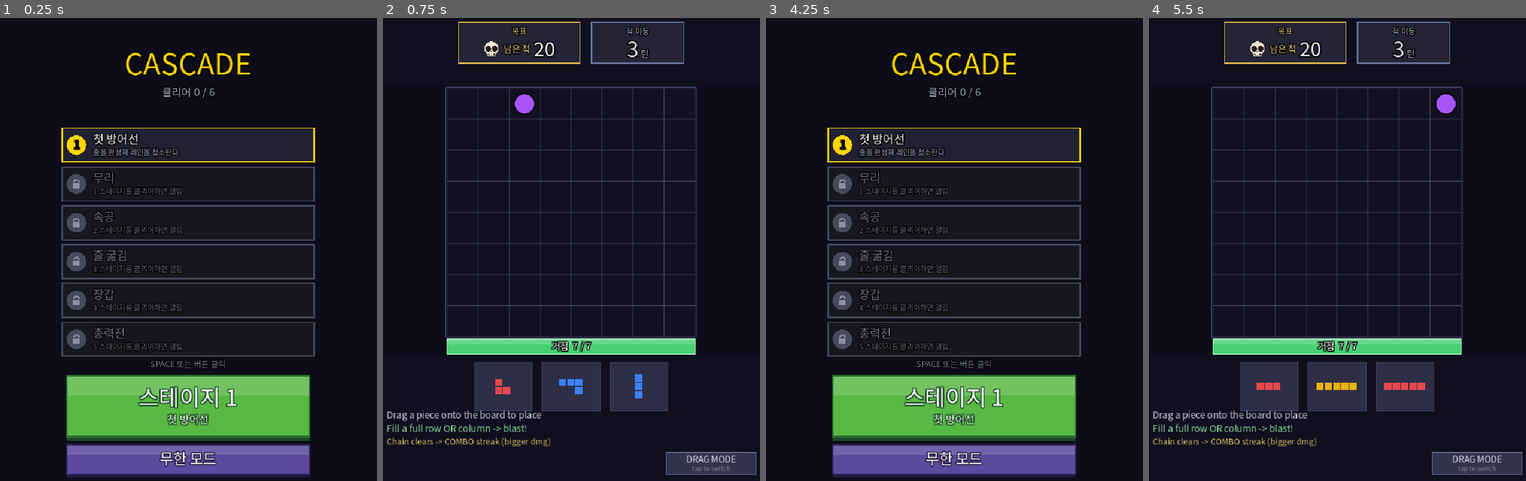
Above: before the commit, frames 1-4 (left to right).
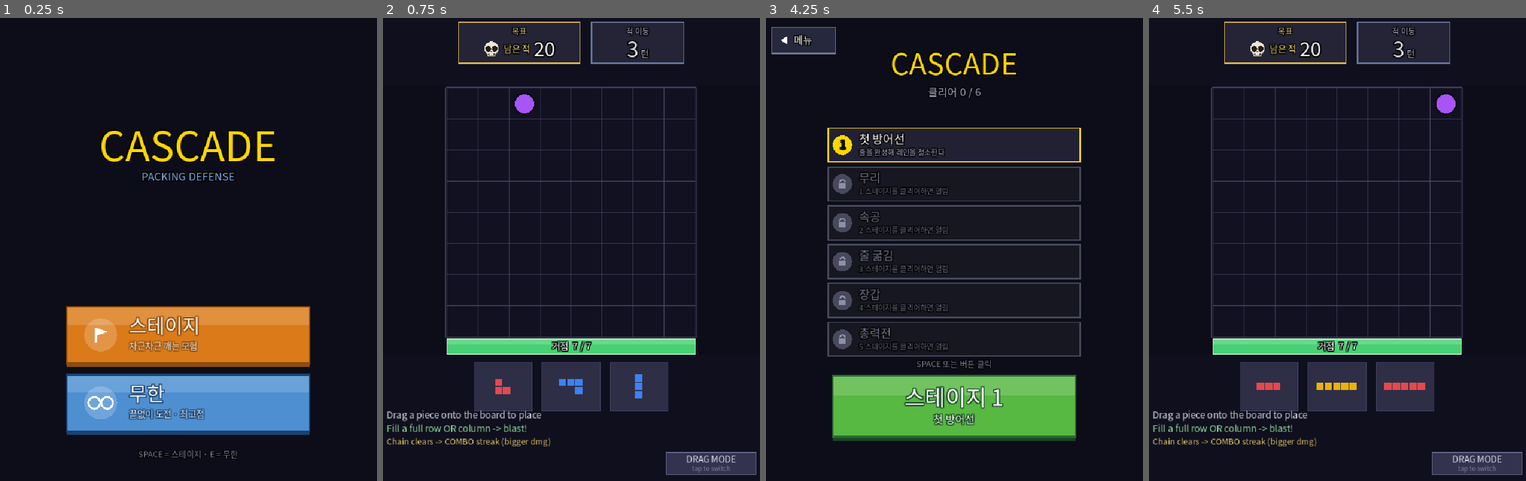
Above: after the commit, the same moments.

Repository: rorhdsu123/Cascade
Game: Godot game, scene res://Main.tscn
Same seed, same stepped clock (60 frames per second), same inputs: the game is played once before the commit and once after it.
Inputs (mouse positions are in pixels of both pictures, inside the frame that each line leads up to):
- Up to frame 1 (0.25 s): no input
- Up to frame 2 (0.75 s): tap Enter at 0.5, 0.6 s; move the mouse to (658, 235) at 0.52 s; click (658, 235) at 0.67 s
- Up to frame 3 (4.25 s): tap Space at 0.77, 1.07, 1.25, 2.3, 2.75, 3.77, 4.07 s; tap E at 0.8, 3.8 s; drag from (875, 281) to (935, 355) at 1.27 s; tap Enter at 2, 3.5, 3.6 s; move the mouse to (992, 152) at 2.02 s; tap 0 at 2.1 s; click (992, 152) at 2.17 s; drag from (935, 355) to (837, 184) at 2.77 s; move the mouse to (1071, 332) at 3.52 s; click (1071, 332) at 3.67 s; tap Escape at 4.15 s
- Up to frame 4 (5.5 s): drag from (1220, 184) to (1277, 138) at 4.27 s; tap Space at 5, 5.3 s; move the mouse to (1356, 258) at 5.02 s; tap 0 at 5.1 s; click (1356, 258) at 5.17 s

The runs differ from the first frame. In frame 1, 32% of the frame differs, in the area x 16-84%, y 7-100%; in frame 2, nothing differs; in frame 3, 5.6%; in frame 4, nothing differs.

Commit message:
feat: 메인 허브 메뉴 — Adventure(스테이지)/Classic(무한) 2갈래 진입 (C61)
앱 부팅 = 새 메뉴(허브). 상단 로고 + 하단 두 버튼:
Adventure(오렌지·깃발)→스테이지 목록, Classic(블루·∞)→무한 시작.
레퍼런스(Block Blast)의 홈 구조. More Games 버튼은 제외.

- mode="menu" 초기 화면. select(스테이지 목록)는 Adventure 안쪽으로.
- select에 ◀메뉴 back 버튼. 무한 진입은 허브로 이관(select의 옛 무한 버튼 제거).
- 홈 복귀: 무한/featured=허브, 스테이지=목록(_home_mode).
- 죽은 _draw_endless_button/ENDLESS_BTN/_endless_hover 정리.

Co-Authored-By: Claude Opus 4.8 (1M context) <noreply@anthropic.com>

Diff:
--- a/Main.gd
+++ b/Main.gd
@@ -267,8 +267,8 @@
 }
 
 # ===== 스테이지 상태 =====
-# mode: "select"=레벨 선택 화면, "play"=한 스테이지 플레이 중 (스테이지는 서로 독립 = 보드·거점 초기화)
-var mode: String = "select"
+# mode: "menu"=메인 허브(Adventure/Classic), "select"=스테이지 선택, "play"=플레이 중(스테이지는 독립=보드·거점 초기화)
+var mode: String = "menu"
 var stage_idx: int = 0
 var st: Dictionary = {}          # 현재 스테이지 정의(STAGES[stage_idx])
 const GameMode = preload("res://modes/game_mode.gd")
@@ -287,7 +287,9 @@
 # 점수 계수(C58, 손맛 튜닝). 처치×콤보가 지배(주 지표), 줄 기본점은 '막힘사도 무보상은 아니게' 하는 하위 항.
 const ENDLESS_CLEAR_BASE: int = 50   # 줄 클리어당 기본점(처치 없어도 클리어는 항상 보상)
 const ENDLESS_KILL_MULT: int = 100   # 처치×콤보 배수(숫자 두툼하게 = 큰 수 쾌감)
-var _endless_hover: bool = false   # 셀렉트 화면 무한 버튼 호버
+var _adv_hover: bool = false       # 메뉴: Adventure(스테이지) 버튼 호버
+var _classic_hover: bool = false   # 메뉴: Classic(무한) 버튼 호버
+var _back_hover: bool = false      # select: 뒤로가기(메뉴) 버튼 호버
 # featured 결정적 트랙(오늘의 시드) — 무한의 변주. piece/spawn이 배치 인덱스만의 순수 함수라
 #   같은 시드면 어떤 플레이 순서든 byte-identical 판(전원 동일 판 = 리더보드 공정성, C53 ⑤·C56 ⑧).
 var featured: bool = false         # featured 결정적 트랙 진행 중(무한 HUD/점수 공유, endless=true도 함께 셋)
@@ -443,7 +445,7 @@
 	var sf := SystemFont.new()
 	sf.font_names = PackedStringArray(["Apple SD Gothic Neo", "AppleGothic", "Noto Sans CJK KR", "Arial"])
 	_font = sf
-	mode = "select"
+	mode = "menu"
 
 # 로컬 베스트 영속(user://). 플랫폼 리더보드는 소프트런치 셸에서(C50 ③), 지금은 로컬만.
 const ENDLESS_SAVE: String = "user://endless.save"
@@ -486,6 +488,10 @@
 		if not bool(cleared.get(i, false)):
 			return false
 	return true
+
+# 홈 복귀 대상: 무한/featured는 메뉴(허브)에서 시작했으니 메뉴로, 스테이지는 목록(select)으로.
+func _home_mode() -> String:
+	return "menu" if endless else "select"
 
 # 스테이지 시작 — 독립 레벨이라 보드·거점·적을 전부 초기화하고 st만 갈아끼운다
 func _start_stage(idx: int) -> void:
@@ -1657,18 +1663,39 @@
 	drag_slot = -1
 
 func _input(event: InputEvent) -> void:
+	# ── 메인 메뉴(허브): Adventure(스테이지) / Classic(무한) ──
+	if mode == "menu":
+		if event is InputEventMouseMotion:
+			var mmp: Vector2 = (event as InputEventMouseMotion).position
+			_adv_hover = MENU_ADV_BTN.has_point(mmp)
+			_classic_hover = MENU_CLASSIC_BTN.has_point(mmp)
+		elif event is InputEventMouseButton:
+			var mb: InputEventMouseButton = event as InputEventMouseButton
+			if mb.pressed and mb.button_index == MOUSE_BUTTON_LEFT:
+				if MENU_ADV_BTN.has_point(mb.position):
+					mode = "select"                # 스테이지 목록으로
+				elif MENU_CLASSIC_BTN.has_point(mb.position):
+					_start_endless()               # 무한 모드 바로 시작
+		elif event is InputEventKey:
+			var mk: InputEventKey = event as InputEventKey
+			if mk.pressed and (mk.keycode == KEY_SPACE or mk.keycode == KEY_ENTER):
+				mode = "select"                    # 기본 = Adventure
+			elif mk.pressed and (mk.keycode == KEY_E or mk.keycode == KEY_0):
+				_start_endless()                   # E/0 = Classic(무한)
+		return
+
 	# ── 레벨 선택 화면 ──
 	if mode == "select":
 		if event is InputEventMouseMotion:
 			var mp: Vector2 = (event as InputEventMouseMotion).position
 			hover_stage = _stage_at(mp)
 			_play_hover = PLAY_BTN.has_point(mp)
-			_endless_hover = ENDLESS_BTN.has_point(mp)
+			_back_hover = BACK_BTN.has_point(mp)
 		elif event is InputEventMouseButton:
 			var sm: InputEventMouseButton = event as InputEventMouseButton
 			if sm.pressed and sm.button_index == MOUSE_BUTTON_LEFT:
-				if ENDLESS_BTN.has_point(sm.position):
-					_start_endless()
+				if BACK_BTN.has_point(sm.position):
+					mode = "menu"                       # 허브로 복귀(Classic은 메뉴에)
 				elif PLAY_BTN.has_point(sm.position):
 					_start_stage(_current_stage())      # 하단 큰 버튼 = 지금 도전할 스테이지
 				else:
@@ -1679,8 +1706,8 @@
 			var sk: InputEventKey = event as InputEventKey
 			if sk.pressed and (sk.keycode == KEY_SPACE or sk.keycode == KEY_ENTER):
 				_start_stage(_current_stage())
-			elif sk.pressed and (sk.keycode == KEY_E or sk.keycode == KEY_0):
-				_start_endless()                       # E 또는 0 = 무한 모드
+			elif sk.pressed and sk.keycode == KEY_ESCAPE:
+				mode = "menu"                          # 뒤로 = 허브
 				# ⚠'오늘의 판'(featured) 진입은 C60에서 보류 — 플레이어 노출 제거. 엔진은 tools/probe로만 도달.
 			elif sk.pressed and sk.keycode >= KEY_1 and sk.keycode < KEY_1 + STAGES.size():
 				var pick: int = sk.keycode - KEY_1
@@ -1714,7 +1741,7 @@
 				elif (lay["retry"] as Rect2).has_point(mbe.position):
 					_result_advance()
 				elif (lay["home"] as Rect2).has_point(mbe.position):
-					mode = "select"
+					mode = _home_mode()
 		elif event is InputEventKey:
 			var ke: InputEventKey = event as InputEventKey
 			# SPACE = 주 동작. 부활 가능하면 '광고 이어하기', 아니면 재도전/다음.
@@ -1724,13 +1751,13 @@
 				else:
 					_result_advance()
 			elif ke.pressed and ke.keycode == KEY_ESCAPE:
-				mode = "select"
+				mode = _home_mode()
 		return
 
 	if event is InputEventKey:
 		var pk: InputEventKey = event as InputEventKey
 		if pk.pressed and pk.keycode == KEY_ESCAPE:
-			mode = "select"      # 플레이 중 포기 → 선택 화면
+			mode = _home_mode()  # 플레이 중 포기 → 무한은 허브, 스테이지는 목록으로
 			return
 
 	# resolve 재생 중에는 배치/선택 입력 정지 (연출 끝나면 자동 복귀)
@@ -1787,7 +1814,7 @@
 
 # ===== 프레임 =====
 func _process(delta: float) -> void:
-	if mode == "select":
+	if mode == "menu" or mode == "select":
 		queue_redraw()
 		return
 	# 히트스톱: 게임 타이머 전부 정지, 그림만(시간감소라 항상 해제 → 데드락 없음)
@@ -1936,6 +1963,10 @@
 func _draw() -> void:
 	var fnt: Font = _font if _font != null else ThemeDB.fallback_font
 
+	if mode == "menu":
+		_draw_menu(fnt)
+		return
+
 	if mode == "select":
 		_draw_select(fnt)
 		return
@@ -2375,7 +2406,13 @@
 const SEL_H: float = 70.0     # 6스테이지가 PLAY_BTN(y=742) 위에 다 들어오게 76→70 (C54)
 const SEL_GAP: float = 10.0   # 6번째 타일 하단 = 232 + 5·80 + 70 = 702 < 742
 const PLAY_BTN: Rect2 = Rect2(150.0, 742.0, 500.0, 126.0)
-const ENDLESS_BTN: Rect2 = Rect2(150.0, 884.0, 500.0, 62.0)   # 무한 진입(캠페인 버튼 아래, 듀얼코어 C50)
+
+# ===== 메인 메뉴(허브) 화면 =====
+# 앱을 켜면 처음 만나는 두 갈래: Adventure(=스테이지 모드) / Classic(=무한 모드).
+#   레퍼런스(Block Blast)의 홈 = 위 로고, 아래 큰 버튼 두 개. select(스테이지 목록)는 Adventure 안쪽.
+const MENU_ADV_BTN: Rect2 = Rect2(150.0, 600.0, 500.0, 116.0)     # 오렌지 = 스테이지(모험)
+const MENU_CLASSIC_BTN: Rect2 = Rect2(150.0, 740.0, 500.0, 116.0) # 블루 = 무한(∞)
+const BACK_BTN: Rect2 = Rect2(24.0, 24.0, 132.0, 54.0)           # select → 메뉴 복귀
 
 func _stage_rect(i: int) -> Rect2:
 	return Rect2(SEL_X, SEL_Y0 + float(i) * (SEL_H + SEL_GAP), SEL_W, SEL_H)
@@ -2386,6 +2423,85 @@
 		if _stage_rect(i).has_point(pos) and _is_unlocked(i):
 			return i
 	return -1
+
+# ── 메인 메뉴(허브): 위 로고, 아래 두 갈래 버튼 ──
+func _draw_menu(fnt: Font) -> void:
+	draw_rect(Rect2(-20, -20, 840, 1040), C_BG)
+
+	# 로고: 게임명 + 태그라인(레퍼런스의 상단 로고 자리)
+	var title: String = "CASCADE"
+	var tfs: int = 84
+	var tw: float = fnt.get_string_size(title, HORIZONTAL_ALIGNMENT_LEFT, -1, tfs).x
+	_draw_text_outlined(fnt, Vector2(400.0 - tw * 0.5, 300.0), title, tfs, C_GOLD)
+	var tag: String = "PACKING DEFENSE"
+	var tgfs: int = 22
+	var tgw: float = fnt.get_string_size(tag, HORIZONTAL_ALIGNMENT_LEFT, -1, tgfs).x
+	_draw_text_outlined(fnt, Vector2(400.0 - tgw * 0.5, 340.0), tag, tgfs, Color(0.55, 0.72, 0.95))
+
+	_draw_menu_button(fnt, MENU_ADV_BTN, _adv_hover,
+			Color(0.98, 0.62, 0.16), Color(0.86, 0.48, 0.10), Color(0.55, 0.30, 0.05),
+			"스테이지", "차근차근 깨는 모험", "adv")
+	_draw_menu_button(fnt, MENU_CLASSIC_BTN, _classic_hover,
+			Color(0.42, 0.68, 0.92), Color(0.30, 0.56, 0.82), Color(0.10, 0.26, 0.44),
+			"무한", "끝없이 도전 · 최고점", "classic")
+
+	var hint: String = "SPACE = 스테이지 · E = 무한"
+	var hw: float = fnt.get_string_size(hint, HORIZONTAL_ALIGNMENT_LEFT, -1, 17).x
+	_draw_text_outlined(fnt, Vector2(400.0 - hw * 0.5, 910.0), hint, 17, Color(0.5, 0.52, 0.62))
+
+# 메뉴 버튼 한 개(입체 그림자 → 본체 → 상단 하이라이트 → 테두리 + 좌측 아이콘 + 라벨)
+func _draw_menu_button(fnt: Font, r: Rect2, hot: bool, base: Color, base_dim: Color, shadow: Color,
+		big: String, sub: String, kind: String) -> void:
+	draw_rect(Rect2(r.position.x, r.position.y + 8.0, r.size.x, r.size.y), shadow)
+	draw_rect(r, base if hot else base_dim)
+	draw_rect(Rect2(r.position.x, r.position.y, r.size.x, r.size.y * 0.32), Color(1.0, 1.0, 1.0, 0.16))
+	draw_rect(r, shadow, false, 4.0)
+
+	# 좌측 아이콘 원판 + 심볼
+	var ic: Vector2 = Vector2(r.position.x + 70.0, r.position.y + r.size.y * 0.5)
+	draw_circle(ic, 34.0, Color(1.0, 1.0, 1.0, 0.20))
+	if kind == "classic":
+		_draw_infinity(ic, 30.0, Color.WHITE)
+	else:
+		_draw_flag(ic, 30.0, Color.WHITE)
+
+	# 라벨: 큰 제목 + 소제목. 무한은 우측에 최고점 후크.
+	var lx: float = r.position.x + 128.0
+	_draw_text_outlined(fnt, Vector2(lx, r.position.y + 54.0), big, 40, Color.WHITE, Color(shadow.r, shadow.g, shadow.b, 0.95))
+	_draw_text_outlined(fnt, Vector2(lx, r.position.y + 88.0), sub, 18, Color(0.96, 0.98, 1.0, 0.9),
+			Color(shadow.r, shadow.g, shadow.b, 0.95))
+	if kind == "classic" and endless_best > 0:
+		var bst: String = "최고 %s" % _comma(endless_best)
+		var bfs: int = 22
+		var bw: float = fnt.get_string_size(bst, HORIZONTAL_ALIGNMENT_LEFT, -1, bfs).x
+		_draw_text_outlined(fnt, Vector2(r.position.x + r.size.x - bw - 24.0, r.position.y + r.size.y * 0.5 + 8.0),
+				bst, bfs, C_GOLD, Color(shadow.r, shadow.g, shadow.b, 0.95))
+
+# ∞ 심볼(두 원 윤곽) — 무한 모드 표식
+func _draw_infinity(c: Vector2, s: float, col: Color) -> void:
+	draw_arc(Vector2(c.x - s * 0.44, c.y), s * 0.40, 0.0, TAU, 20, col, 4.0)
+	draw_arc(Vector2(c.x + s * 0.44, c.y), s * 0.40, 0.0, TAU, 20, col, 4.0)
+
+# 깃발 심볼(폴 + 삼각기) — 스테이지(모험) 표식
+func _draw_flag(c: Vector2, s: float, col: Color) -> void:
+	draw_line(Vector2(c.x - s * 0.34, c.y - s * 0.5), Vector2(c.x - s * 0.34, c.y + s * 0.5), col, 4.0)
+	draw_colored_polygon(PackedVector2Array([
+		Vector2(c.x - s * 0.34, c.y - s * 0.5),
+		Vector2(c.x + s * 0.5, c.y - s * 0.22),
+		Vector2(c.x - s * 0.34, c.y + s * 0.06),
+	]), col)
+
+# select → 메뉴 복귀 버튼(좌상단 화살표 + 라벨)
+func _draw_back_button(fnt: Font) -> void:
+	var r: Rect2 = BACK_BTN
+	draw_rect(r, Color(0.20, 0.21, 0.30) if _back_hover else Color(0.15, 0.16, 0.24))
+	draw_rect(r, Color(0.45, 0.47, 0.60), false, 2.0)
+	var ax: float = r.position.x + 26.0
+	var ay: float = r.position.y + r.size.y * 0.5
+	draw_colored_polygon(PackedVector2Array([
+		Vector2(ax + 7.0, ay - 9.0), Vector2(ax - 7.0, ay), Vector2(ax + 7.0, ay + 9.0),
+	]), Color.WHITE)
+	_draw_text_outlined(fnt, Vector2(r.position.x + 46.0, ay + 7.0), "메뉴", 20, Color.WHITE)
 
 func _draw_select(fnt: Font) -> void:
 	draw_rect(Rect2(-20, -20, 840, 1040), C_BG)
@@ -2443,37 +2559,11 @@
 			_draw_text_outlined(fnt, Vector2(r.position.x + SEL_W - cw - 16.0, r.position.y + 46.0), ck, 16, Color(0.4, 0.9, 0.58))
 
 	_draw_play_button(fnt, cur)
-	_draw_endless_button(fnt)
+	_draw_back_button(fnt)
 
 	var hint: String = "SPACE 또는 버튼 클릭"
 	var hw: float = fnt.get_string_size(hint, HORIZONTAL_ALIGNMENT_LEFT, -1, 17).x
 	_draw_text_outlined(fnt, Vector2(400.0 - hw * 0.5, 724.0), hint, 17, Color(0.5, 0.52, 0.62))
-
-# 무한 진입 버튼 — 캠페인 초록과 대비되는 인디고(표현·경쟁 기둥). 베스트가 있으면 후크로 표시.
-func _draw_endless_button(fnt: Font) -> void:
-	var r: Rect2 = ENDLESS_BTN
-	var hot: bool = _endless_hover
-	draw_rect(Rect2(r.position.x, r.position.y + 6.0, r.size.x, r.size.y), Color(0.14, 0.10, 0.24))
-	var base: Color = Color(0.44, 0.36, 0.72) if hot else Color(0.36, 0.29, 0.62)
-	draw_rect(r, base)
-	draw_rect(Rect2(r.position.x, r.position.y, r.size.x, r.size.y * 0.34), Color(1.0, 1.0, 1.0, 0.14))
-	draw_rect(r, Color(0.20, 0.15, 0.38), false, 3.0)
-	var big: String = "무한 모드"
-	var bfs: int = 30
-	var bw: float = fnt.get_string_size(big, HORIZONTAL_ALIGNMENT_LEFT, -1, bfs).x
-	var cx: float = r.position.x + r.size.x * 0.5
-	if endless_best > 0:
-		# 왼쪽에 라벨, 오른쪽에 최고 점수(후크)
-		_draw_text_outlined(fnt, Vector2(r.position.x + 24.0, r.position.y + 40.0), big, bfs, Color.WHITE,
-				Color(0.14, 0.10, 0.24, 0.95))
-		var bst: String = "최고 %s" % _comma(endless_best)
-		var sfs: int = 20
-		var sw: float = fnt.get_string_size(bst, HORIZONTAL_ALIGNMENT_LEFT, -1, sfs).x
-		_draw_text_outlined(fnt, Vector2(r.position.x + r.size.x - sw - 24.0, r.position.y + 39.0), bst, sfs, C_GOLD,
-				Color(0.14, 0.10, 0.24, 0.95))
-	else:
-		_draw_text_outlined(fnt, Vector2(cx - bw * 0.5, r.position.y + 40.0), big, bfs, Color.WHITE,
-				Color(0.14, 0.10, 0.24, 0.95))
 
 # 천 단위 콤마 (점수 가독성)
 func _comma(n: int) -> String:
--- a/tools/endless_ui_probe.gd
+++ b/tools/endless_ui_probe.gd
@@ -52,8 +52,8 @@
 		str(g.get("endless_new_best")), str(g.get("game_over")), str(g.get("stuck"))])
 
 	# ── ② 렌더: 상태 직접 세팅 후 스샷(창 모드에서만 저장) ──
-	# 2a) 셀렉트 + '최고' 후크
-	g.set("mode", "select")
+	# 2a) 메뉴(허브) + Classic 버튼의 '최고' 후크
+	g.set("mode", "menu")
 	g.set("endless_best", 12340)
 	g.call("queue_redraw")
 	await _shot("ui_select.png")
--- /dev/null
+++ b/tools/menu_shot.gd
@@ -0,0 +1,57 @@
+extends SceneTree
+# 메인 메뉴(허브) 창 스모크 + 픽셀검증. [[godot-pixel-verify-needs-window]] 창 필수.
+#   godot --path . --script tools/menu_shot.gd
+const DIR: String = "/private/tmp/claude-501/-Users-im-yujin-Desktop-Cascade-endless/95781170-3ca0-4173-b9e0-078aee5b8fe3/scratchpad/"
+
+func _initialize() -> void:
+	_run.call_deferred()
+
+func _headless() -> bool:
+	return DisplayServer.get_name() == "headless"
+
+func _shot(name: String) -> void:
+	if _headless():
+		return
+	await process_frame
+	await RenderingServer.frame_post_draw
+	root.get_texture().get_image().save_png(DIR + name)
+
+func _run() -> void:
+	var g: Node = load("res://Main.tscn").instantiate()
+	root.add_child(g)
+	await process_frame
+	await process_frame
+	print("BOOT: mode=%s" % g.get("mode"))
+	# 최고점 후크가 보이게 살짝 심어둠(그리기 경로만 확인)
+	g.set("endless_best", 12345)
+	g.call("queue_redraw")
+	await _shot("menu.png")
+
+	# Adventure 클릭 → select 로 가는가
+	var adv: Rect2 = g.get("MENU_ADV_BTN")
+	_click(g, adv.position + adv.size * 0.5)
+	await process_frame
+	print("AFTER ADV CLICK: mode=%s" % g.get("mode"))
+	g.call("queue_redraw")
+	await _shot("menu_select.png")
+
+	# select 의 back 버튼 → menu 복귀
+	var bk: Rect2 = g.get("BACK_BTN")
+	_click(g, bk.position + bk.size * 0.5)
+	await process_frame
+	print("AFTER BACK CLICK: mode=%s" % g.get("mode"))
+
+	# Classic 클릭 → 무한 시작
+	_click(g, (g.get("MENU_CLASSIC_BTN") as Rect2).get_center())
+	await process_frame
+	print("AFTER CLASSIC CLICK: mode=%s endless=%s director=%s" % [
+		g.get("mode"), str(g.get("endless")),
+		g.get("director").get_script().resource_path.get_file() if g.get("director") != null else "nil"])
+	quit()
+
+func _click(g: Node, pos: Vector2) -> void:
+	var ev := InputEventMouseButton.new()
+	ev.button_index = MOUSE_BUTTON_LEFT
+	ev.pressed = true
+	ev.position = pos
+	g.call("_input", ev)
